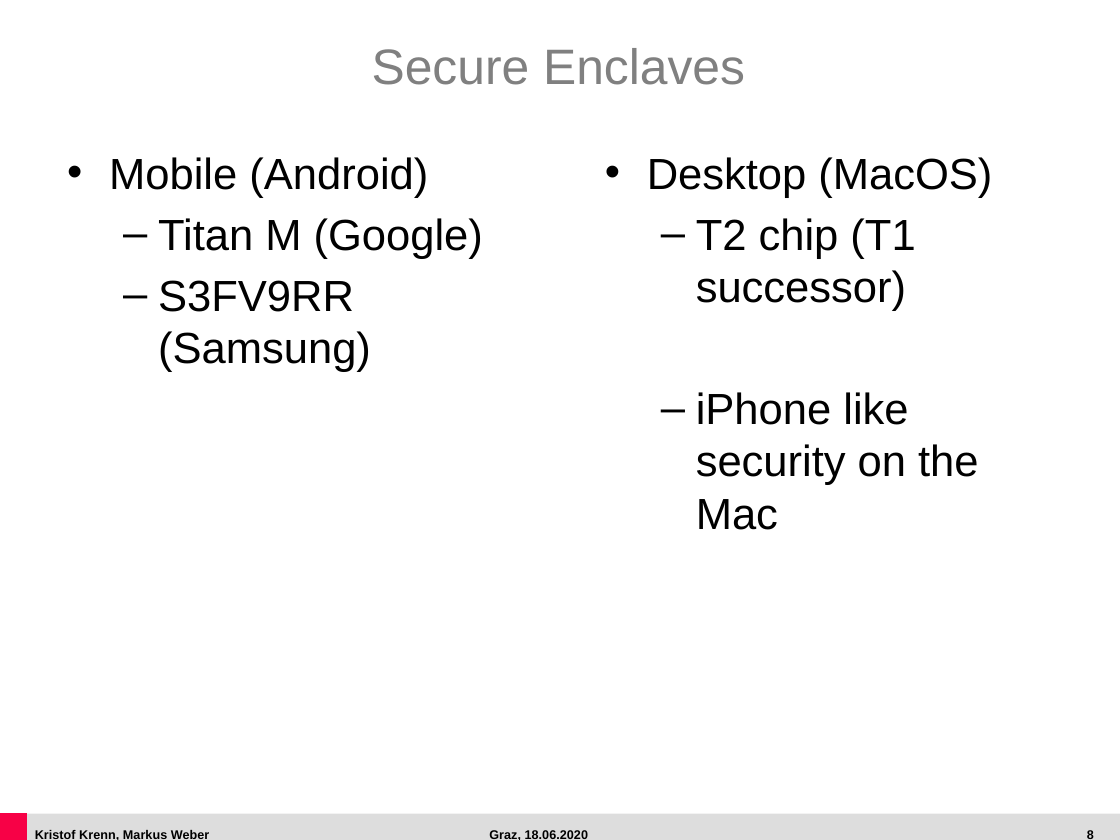
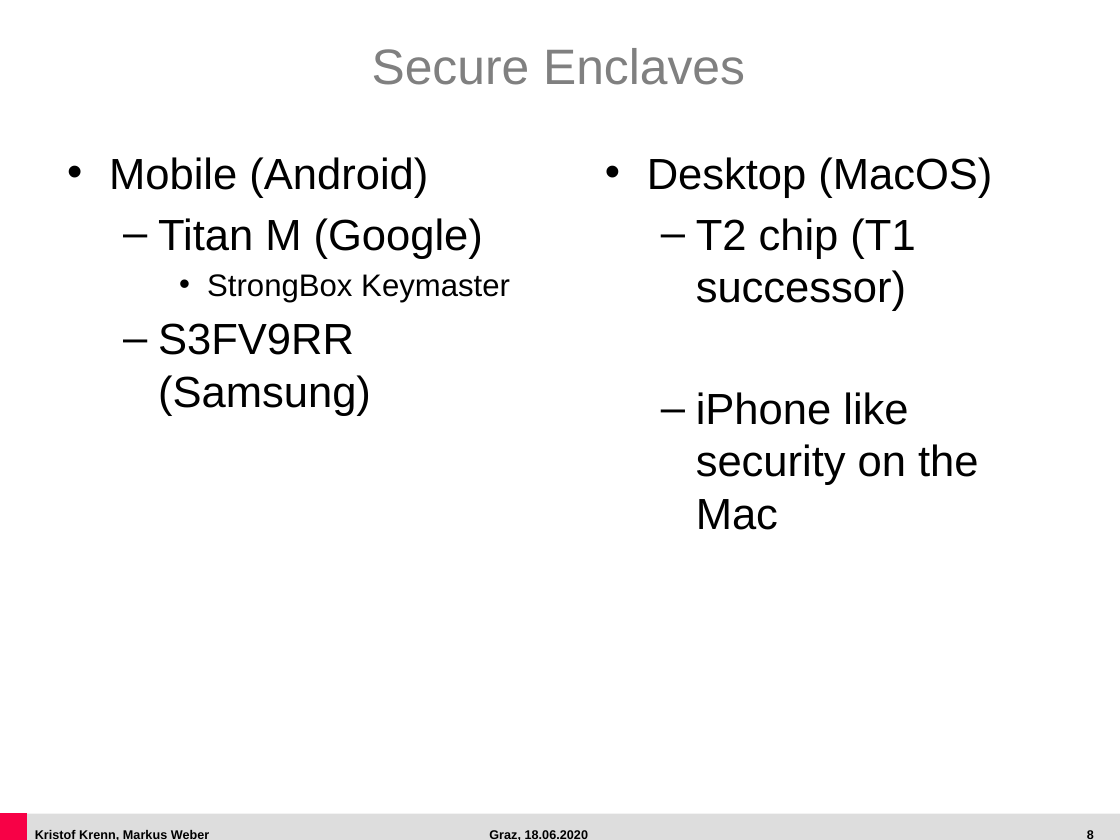
Before and after one commit to marweb1996/acn2020, a slide deck: slide 8 of 01606423_01610246.pptx. Drawn at 1120x840 pixels with LibreOffice and Linux fonts; fonts in the diff are those of the drawing. Boxes give left, top, right and bottom in pixels: in the first picture for what was removed or moved away, otherwise in the second. Text is boxed around its words. In the diff, an @@ line names an element or a change of style, - is before the commit and + after.

```diff
--- a/01606423_01610246.pptx
+++ b/01606423_01610246.pptx
@@ text at [207,274,510,302]: paragraph added @@
+    • StrongBox Keymaster
```
Also in this commit, not shown: 1 other slide changed, 2 other files.
